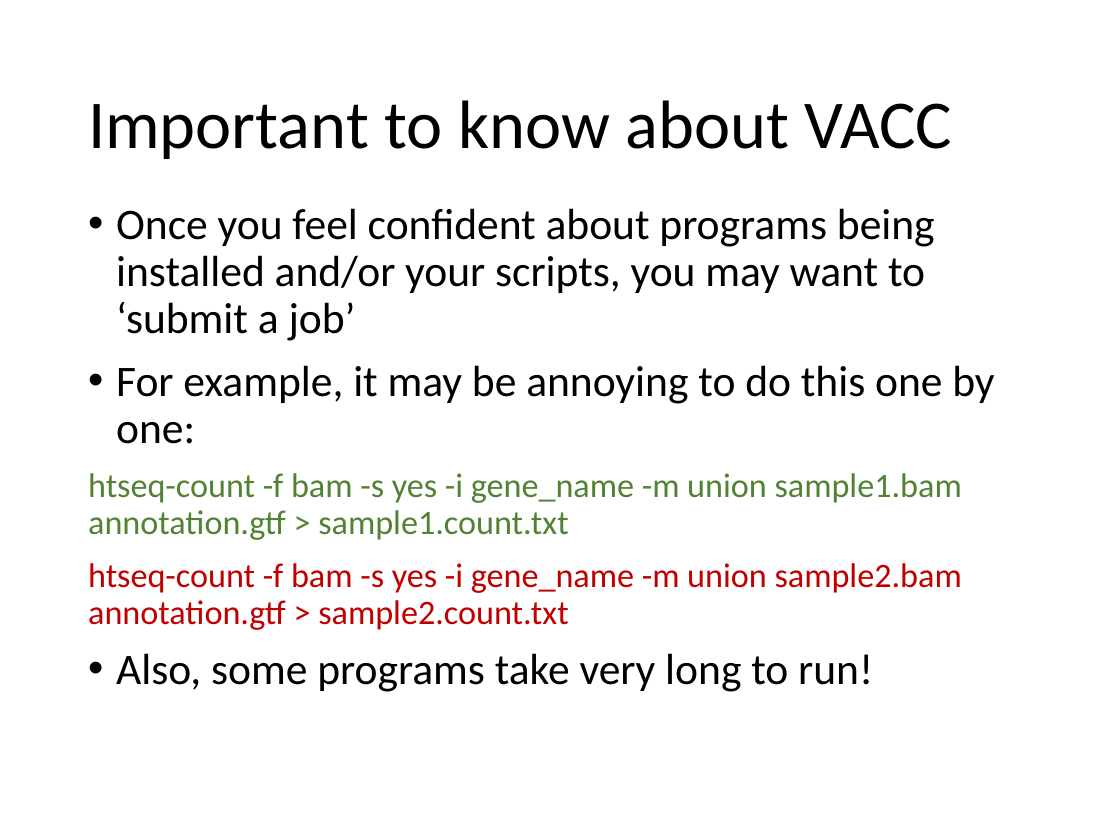
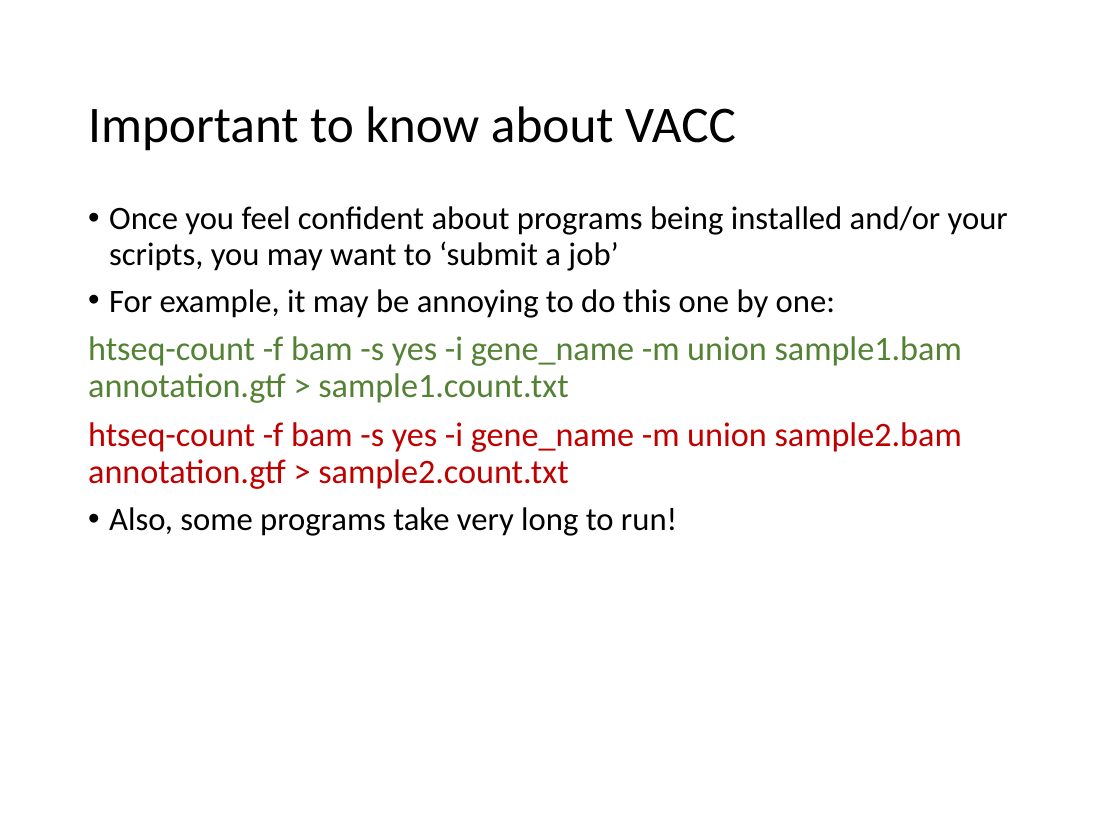
Before and after one commit to PRodriguez19/Intro-to-rnaseq, a slide deck: slide 25 of lectures/Lecture5-MMG232.pptx (slide 11 before the commit). Drawn at 1120x840 pixels with LibreOffice and Linux fonts; fonts in the diff are those of the drawing. Boxes give left, top, right and bottom in pixels: in the first picture for what was removed or moved away, otherwise in the second. Text is boxed around its words. In the diff, an @@ line names an element or a change of style, - is before the commit and + after.

```diff
--- a/lectures/Lecture5-MMG232.pptx
+++ b/lectures/Lecture5-MMG232.pptx
@@ title "Important to know about VACC" at (88, 106, 736, 151): size 44 to 33 pt @@
@@ text "Once you feel confident about ..." at (88, 206, 1008, 536): size 28 to 21 pt in "Once you feel confident about programs being ...", "For example, it may be annoying to ...", "Also, some programs take very long to ..."; indent changed; less space between paragraphs @@
```
Also in this commit, not shown: 11 other slides changed, 14 slides added, 2 other files.
